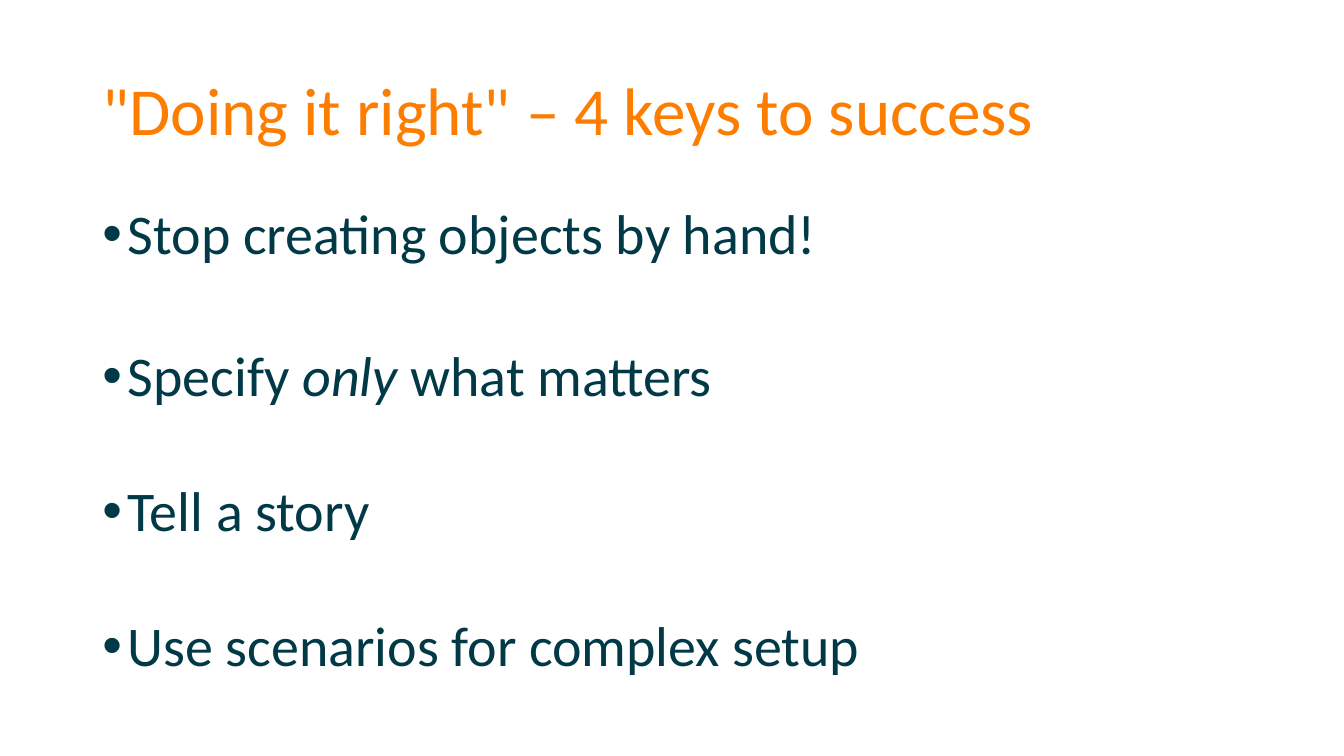
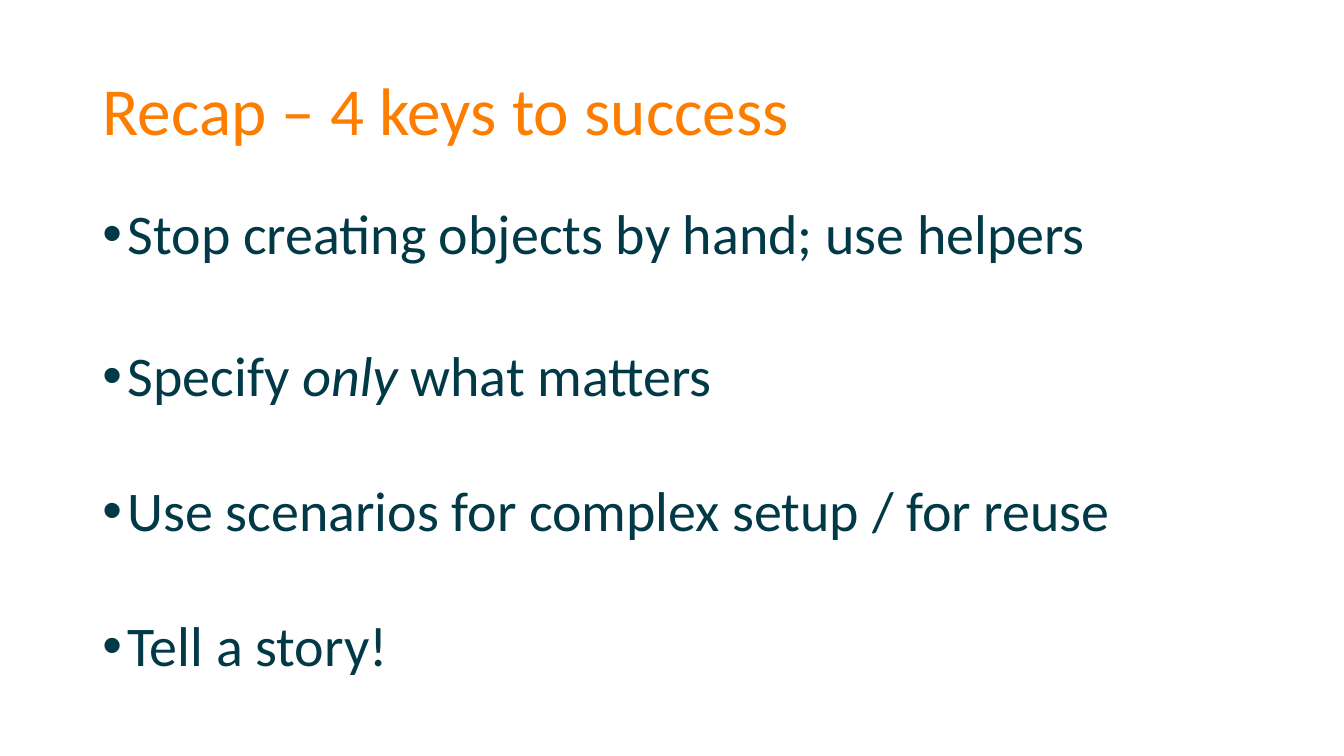
Before and after one commit to spetryjohnson/Talk-Patterns_of_Effective_Test_Setup, a slide deck: slide 55 of POETS - CodeMash 2017.pptx. Drawn at 1344x756 pixels with LibreOffice and Linux fonts; fonts in the diff are those of the drawing. Boxes give left, top, right and bottom in pixels: in the first picture for what was removed or moved away, otherwise in the second. Text is boxed around its words. In the diff, an @@ line names an element or a change of style, - is before the commit and + after.

```diff
--- a/POETS - CodeMash 2017.pptx
+++ b/POETS - CodeMash 2017.pptx
@@ title at bbox=[102, 88, 789, 146]: text changed @@
-"Doing it right" – 4 keys to success
+Recap – 4 keys to success
@@ text at bbox=[128, 215, 1085, 264]: text changed @@
-• Stop creating objects by hand!
+• Stop creating objects by hand; use helpers
@@ text at bbox=[128, 492, 1110, 675]: text changed @@
-• Tell a story
-• Use scenarios for complex setup
+• Use scenarios for complex setup / for reuse
+• Tell a story!
```
Also in this commit, not shown: 13 other slides changed, 6 slides added, 14 slides removed, 1 other file.
